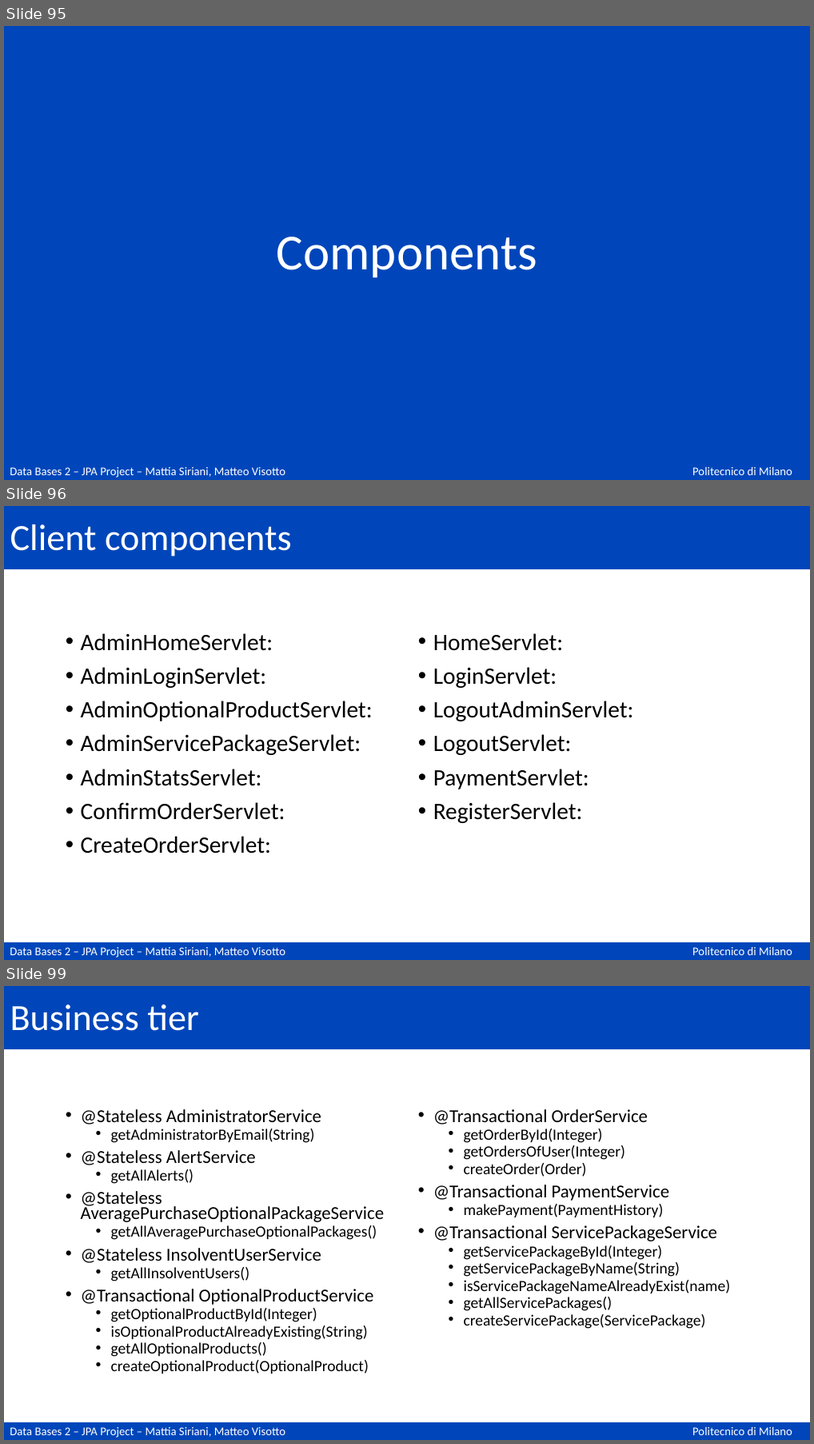
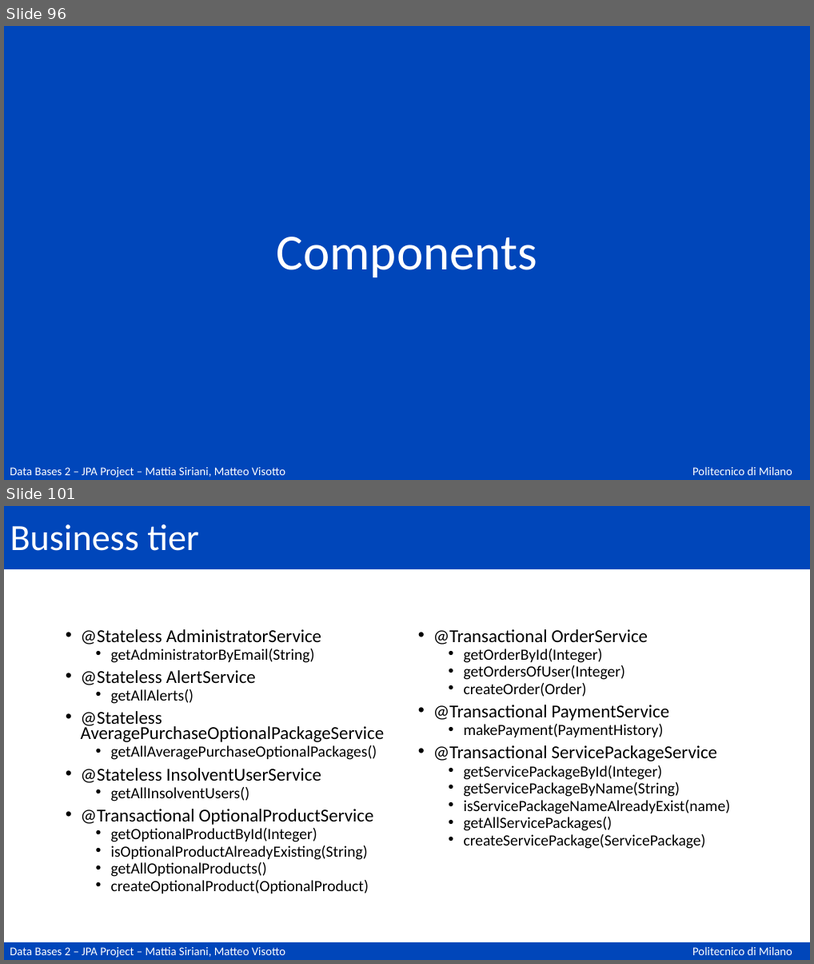
Before and after one commit to matteovisotto/DB2-SirianiVisotto, a slide deck: Documentation.pptx. Shown one above the other, each under a label of ours: slides 95, 96 and 99 before the commit, slides 96 and 101 after it; the slides between them are not shown. The pictures are 814x1444 and 814x964 pixels, drawn with LibreOffice and Linux fonts; fonts in the diff are those of the drawing. Boxes give left, top, right and bottom in pixels: in the first picture for what was removed or moved away, otherwise in the second. Text is boxed around its words. In the diff, an @@ line names an element or a change of style, - is before the commit and + after.

```diff
--- a/Documentation.pptx
+++ b/Documentation.pptx
@@ slide 96 removed at (x1=4, y1=506, x2=810, y2=960), background #FFFFFF; not listed: 3 template elements that a slide beside it also shows @@
@@ title removed at (x1=10, y1=524, x2=292, y2=556) @@
-Client components
@@ text removed at (x1=81, y1=633, x2=373, y2=853) @@
-• AdminHomeServlet:
-• AdminLoginServlet:
-• AdminOptionalProductServlet:
-• AdminServicePackageServlet:
-• AdminStatsServlet:
-• ConfirmOrderServlet:
-• CreateOrderServlet:
@@ text removed at (x1=434, y1=633, x2=634, y2=823) @@
-• HomeServlet:
-• LoginServlet:
-• LogoutAdminServlet:
-• LogoutServlet:
-• PaymentServlet:
-• RegisterServlet:
@@ what was slide 95 is now slide 96 @@
@@ what was slide 99 is now slide 101 @@
```
Also in this commit, not shown: 5 slides changed, 4 slides added, 1 other slide removed.
